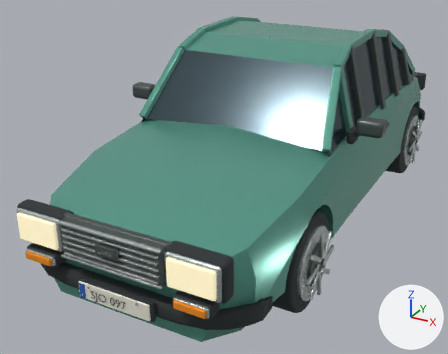
What one commit did to the glTF model vehicles/saab96.glb.
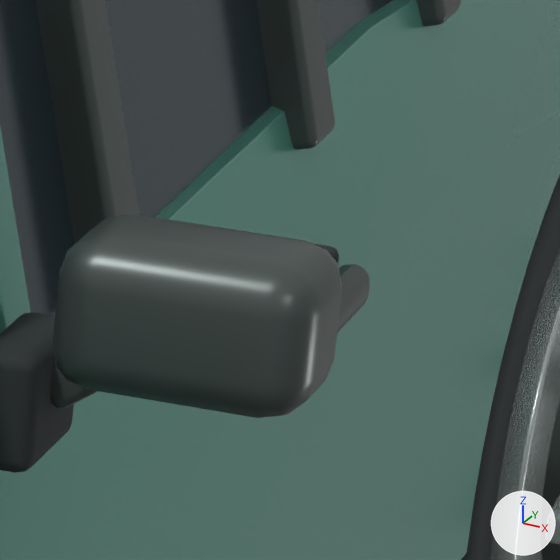
The first picture shows the older version from a camera (50 mm lens) standing at (1.88, -4.35, 2.32) and looking at (-0.31, -0.38, 0.34). The close-ups show the older and then the newer version on the part from 78% to 92% of the width and 26% to 43% of the height of that picture. Only the edits that show in the close-ups are written down. The axes (+X, +Y, +Z) are drawn at lower right. The lights are the same throughout. Where no turn or scale is listed for an object, it has been applied to the vertices.

The older version as bpy lines, for what is in view:
```python
me_cube_045 = bpy.data.meshes.new('Cube.045')
me_cube_045.from_pydata(...)  # 96 vertices, 188 faces; spans x -0.101..0.101, y -0.033..0.033, z -0.291..0.291
me_cube_045.materials.append(mat_graphite_trim)  # dark grey #4d5755
me_cube_075 = bpy.data.meshes.new('Cube.075')
me_cube_075.from_pydata(...)  # 96 vertices, 188 faces; spans x -0.016..0.016, y -0.075..0.075, z -0.02..0.02
me_cube_075.materials.append(mat_graphite_trim)  # dark grey #4d5755
me_painted_bodyshell_precision_surface = bpy.data.meshes.new('Painted bodyshell precision surface')
me_painted_bodyshell_precision_surface.from_pydata(...)  # 990 vertices, 1976 faces; spans x -0.79..0.79, y -2.08..2.08, z 0.2..0.99
me_painted_bodyshell_precision_surface.materials.append(mat_saab96_enamel)  # cyan #61a695
ob_door_handle_001 = bpy.data.objects.new('Door handle.001', me_cube_075)
ob_door_handle_001.location = (0.7821, 0.22, 0.76)
ob_painted_bodyshell = bpy.data.objects.new('Painted bodyshell', me_painted_bodyshell_precision_surface)
ob_painted_bodyshell.location = (0.0, 0.0, 0.0)
ob_window_pillar_005 = bpy.data.objects.new('Window pillar.005', me_cube_045)
ob_window_pillar_005.location = (0.6478, 0.28, 1.16)
# also in view: 'Mirror door gasket.001' at (0.76, -0.56, 0.93); 'Cabin' at (0.0, 0.35, 1.16); 'Wheel hub.003' at (0.8, 1.23, 0.32); 'Alloy wheel.003' at (0.78, 1.23, 0.32); 'Däck.003' at (0.67, 1.23, 0.32)
```
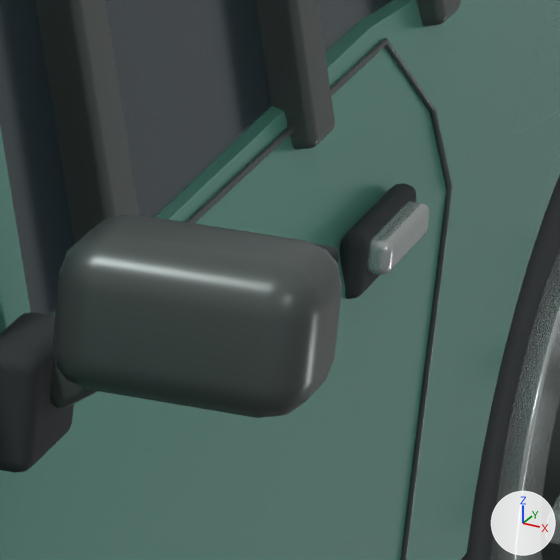
Pixel boxes (x1, y1, x2, y2) of what changed, in the close-ups (560 x 560 px):
'Saav door shut line.001', added: after (186, 38, 452, 560)
'Saav handle gasket.001', added: after (340, 183, 416, 299)
'Saav door pull.001', added: after (367, 201, 429, 275)
'Door handle.001', deleted: before (337, 264, 370, 333)

What changed in the scene script:
```text
Add me_cube_076_1:
    me_cube_076_1.from_pydata(...)  # 96 vertices, 188 faces; spans x -0.012..0.012, y -0.087..0.087, z -0.029..0.029
    me_cube_076_1.materials.append(mat_tire_rubber)  # dark grey #2c3234
Add me_saav_door_shut_line_001:
    me_saav_door_shut_line_001.from_pydata(...)  # 784 vertices, 1568 faces; spans x 0.721..0.781, y -0.66..0.628, z 0.277..0.901
    me_saav_door_shut_line_001.materials.append(mat_graphite_trim)  # dark grey #4d5755
Add me_cube_077_1:
    me_cube_077_1.from_pydata(...)  # 96 vertices, 188 faces; spans x -0.0125..0.0125, y -0.0655..0.0655, z -0.015..0.015
    me_cube_077_1.materials.append(mat_brushed_equipment_metal)  # light grey #c4cdcb
Remove ob_door_handle_001:
    ob_door_handle_001 = bpy.data.objects.new('Door handle.001', me_cube_075)
    ob_door_handle_001.location = (0.7821, 0.22, 0.76)
Add ob_saav_handle_gasket_001:
    ob_saav_handle_gasket_001 = bpy.data.objects.new('Saav handle gasket.001', me_cube_076_1)
    ob_saav_handle_gasket_001.location = (0.775, 0.384, 0.769)
Add ob_saav_door_shut_line_001:
    ob_saav_door_shut_line_001 = bpy.data.objects.new('Saav door shut line.001', me_saav_door_shut_line_001)
    ob_saav_door_shut_line_001.location = (0.0, 0.0, 0.0)
Add ob_saav_door_pull_001:
    ob_saav_door_pull_001 = bpy.data.objects.new('Saav door pull.001', me_cube_077_1)
    ob_saav_door_pull_001.location = (0.793, 0.375, 0.777)
```
